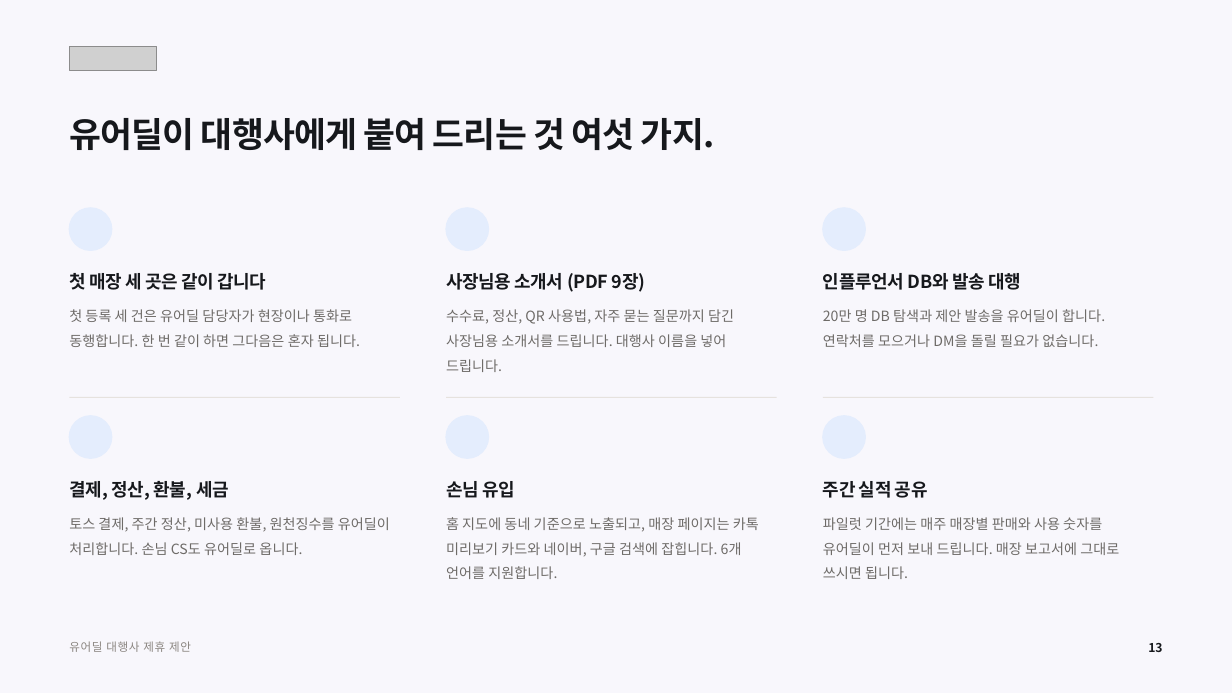
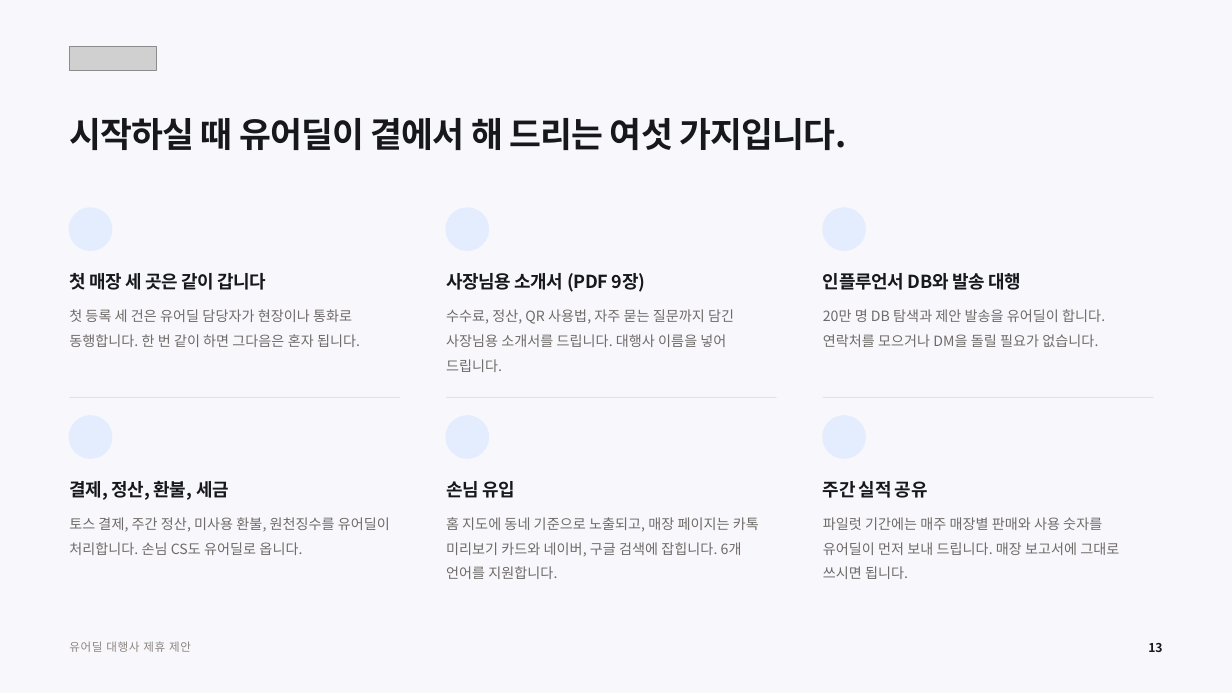
Before and after one commit to tobe2111/ur-live, a slide deck: slide 13 of docs/business/proposals/urdeal-agency-proposal.pptx. Drawn at 1232x693 pixels with LibreOffice and Linux fonts; fonts in the diff are those of the drawing; grey boxes stand for pictures; background and template pictures are left out. Boxes give left, top, right and bottom in pixels: in the first picture for what was removed or moved away, otherwise in the second. Text is boxed around its words. In the diff, an @@ line names an element or a change of style, - is before the commit and + after.

```diff
--- a/docs/business/proposals/urdeal-agency-proposal.pptx
+++ b/docs/business/proposals/urdeal-agency-proposal.pptx
@@ text at (69,118,846,150): text changed @@
-유어딜이 대행사에게 붙여 드리는 것 여섯 가지.
+시작하실 때 유어딜이 곁에서 해 드리는 여섯 가지입니다.
```
Also in this commit, not shown: 15 other slides changed, 10 other files.
